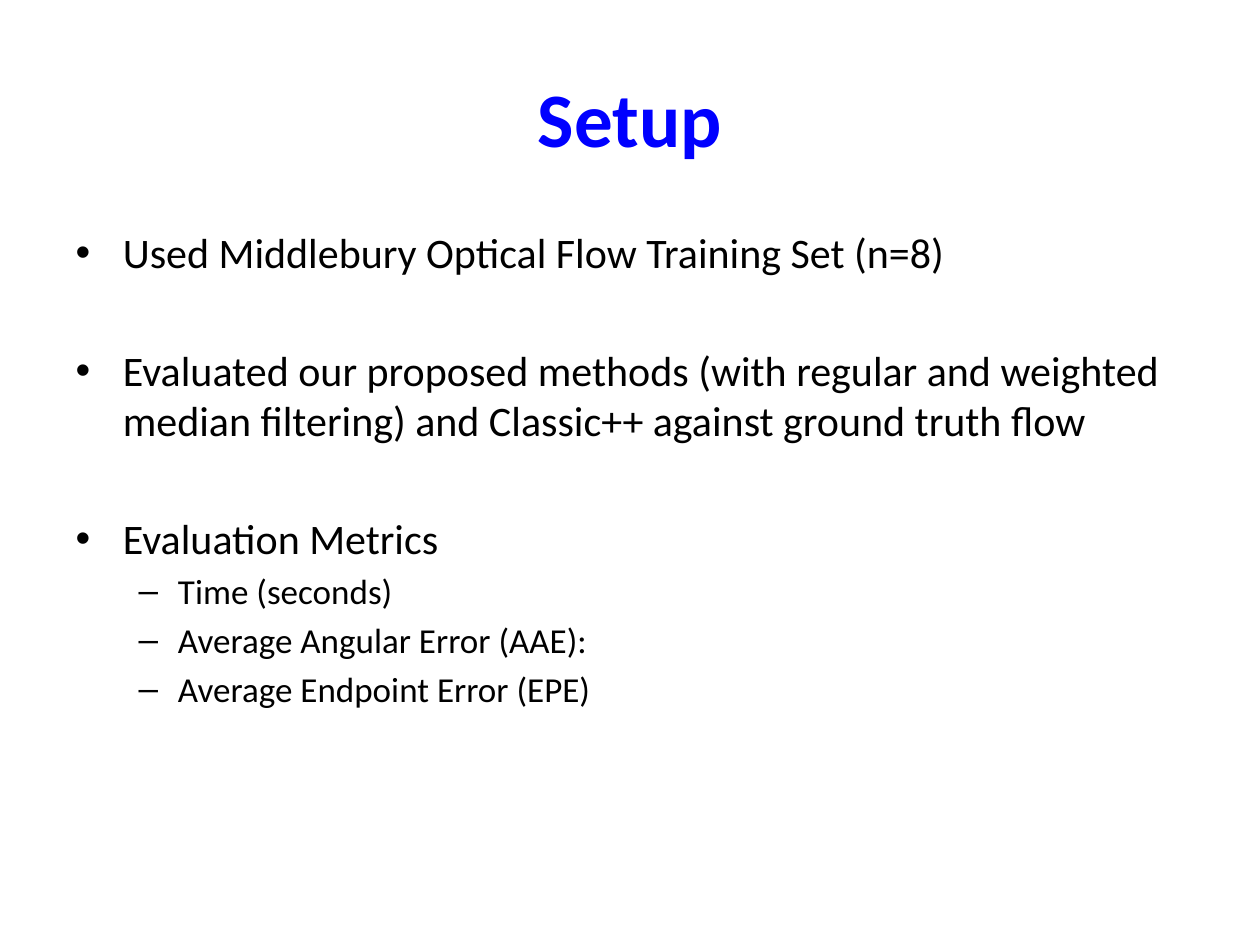
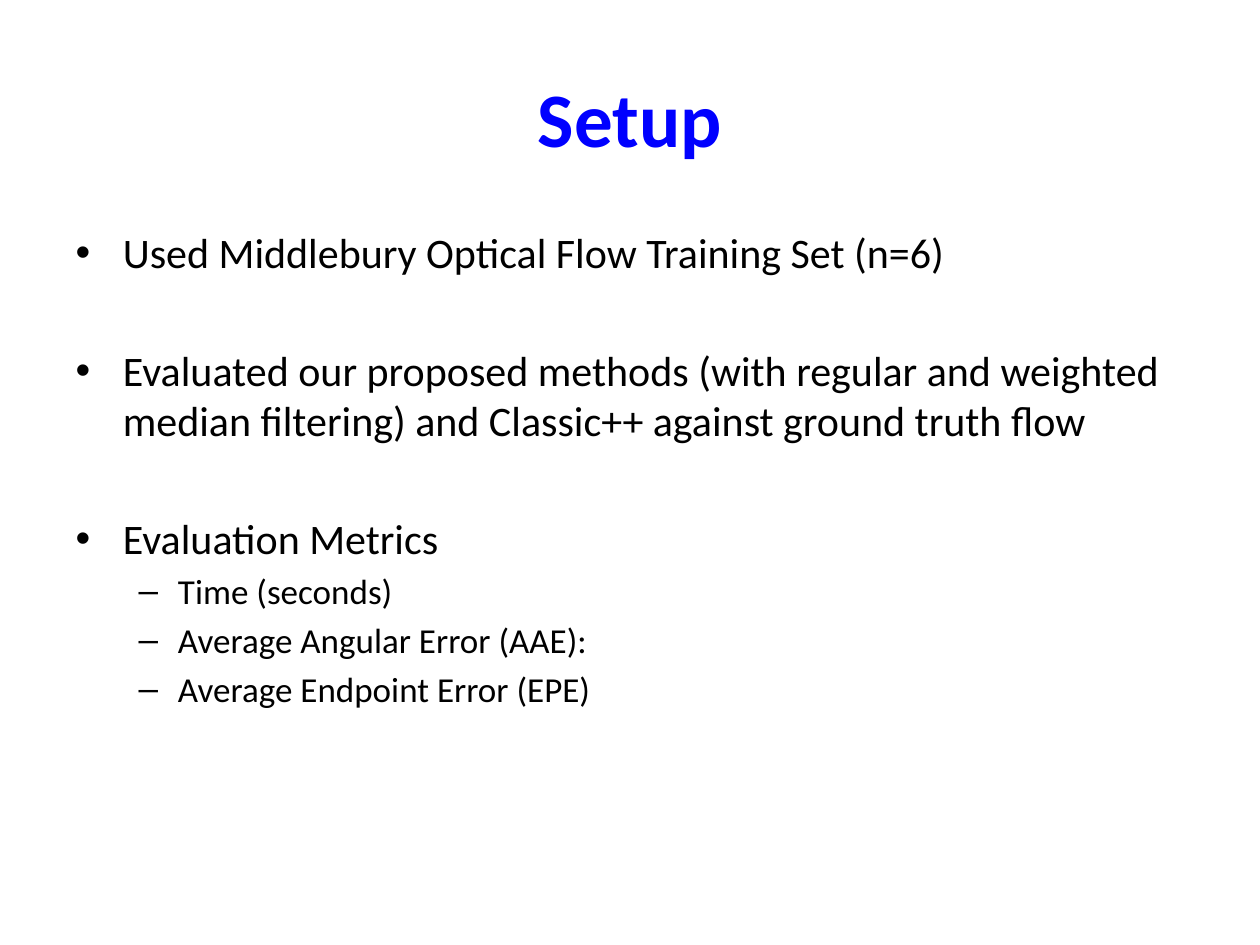
Before and after one commit to tkoolen/6869-project, a slide deck: slide 6 of presentation.pptx. Drawn at 1260x945 pixels with LibreOffice and Linux fonts; fonts in the diff are those of the drawing. Boxes give left, top, right and bottom in pixels: in the first picture for what was removed or moved away, otherwise in the second. Text is boxed around its words. In the diff, an @@ line names an element or a change of style, - is before the commit and + after.

Commit message:
last saved  presentation...its yours

```diff
--- a/presentation.pptx
+++ b/presentation.pptx
@@ text at (123, 237, 944, 276): text changed @@
-• Used Middlebury Optical Flow Training Set (n=8)
+• Used Middlebury Optical Flow Training Set (n=6)
```
